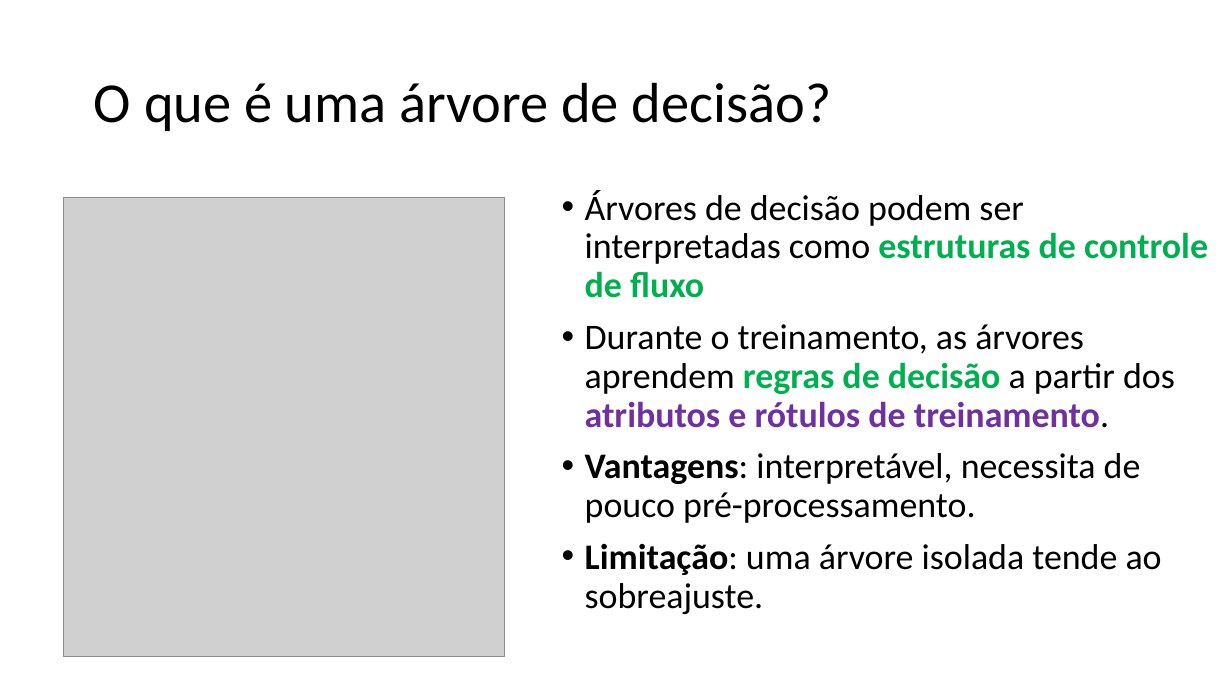
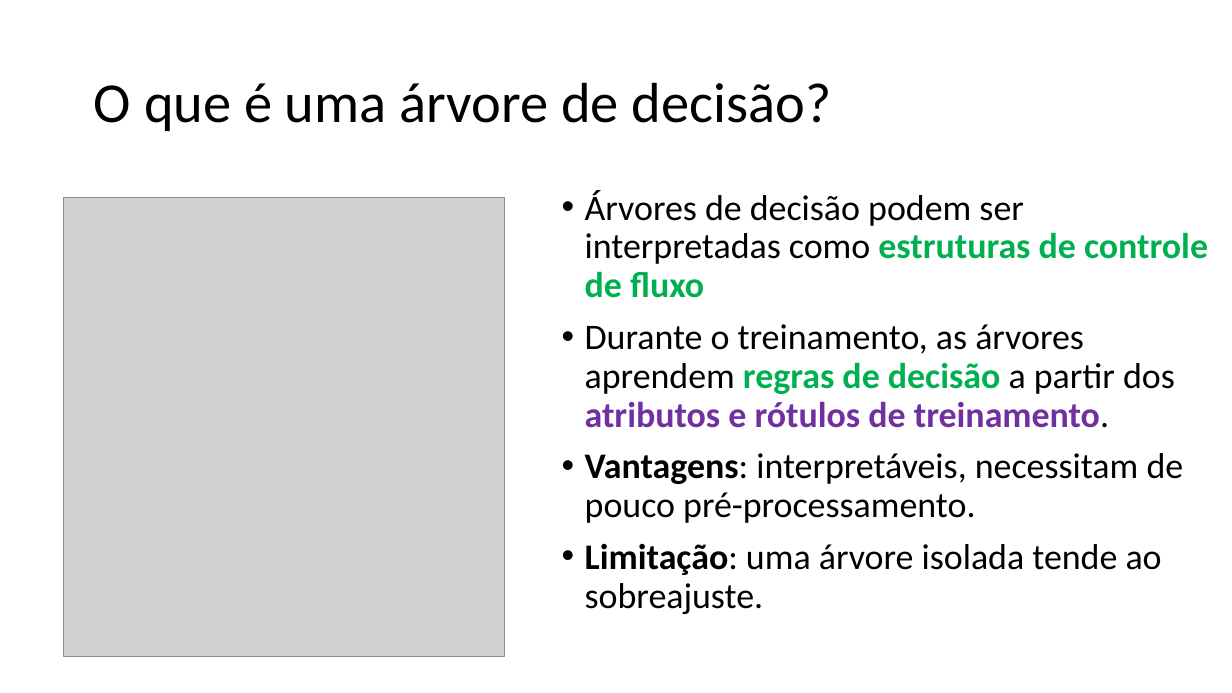
Before and after one commit to zz4fap/c24_inteligencia_artificial, a slide deck: slide 4 of slides/C24_Árvores_de_decisão.pptx. Drawn at 1232x693 pixels with LibreOffice and Linux fonts; fonts in the diff are those of the drawing; grey boxes stand for pictures. Boxes give left, top, right and bottom in pixels: in the first picture for what was removed or moved away, otherwise in the second. Text is boxed around its words. In the diff, an @@ line names an element or a change of style, - is before the commit and + after.

```diff
--- a/slides/C24_Árvores_de_decisão.pptx
+++ b/slides/C24_Árvores_de_decisão.pptx
@@ text at box(585, 453, 1184, 523): text changed @@
-• Vantagens: interpretável, necessita de pouco pré-processamento.
+• Vantagens: interpretáveis, necessitam de pouco pré-processamento.
```
Also in this commit, not shown: 6 other slides changed, 1 slide removed.
